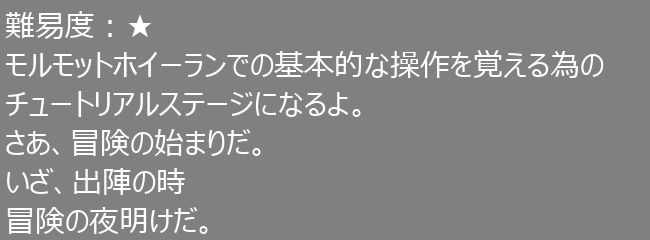
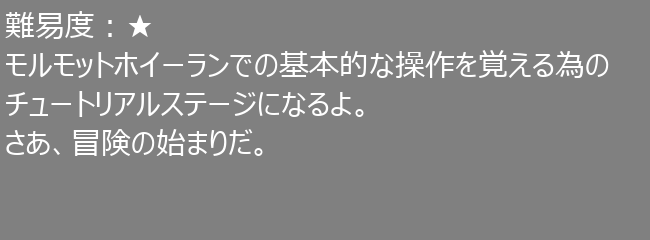
Two versions of the same layered image (650x240). Layer-by-layer changes:
painted on "難易度：★ ..." over [7, 50, 609, 234]
